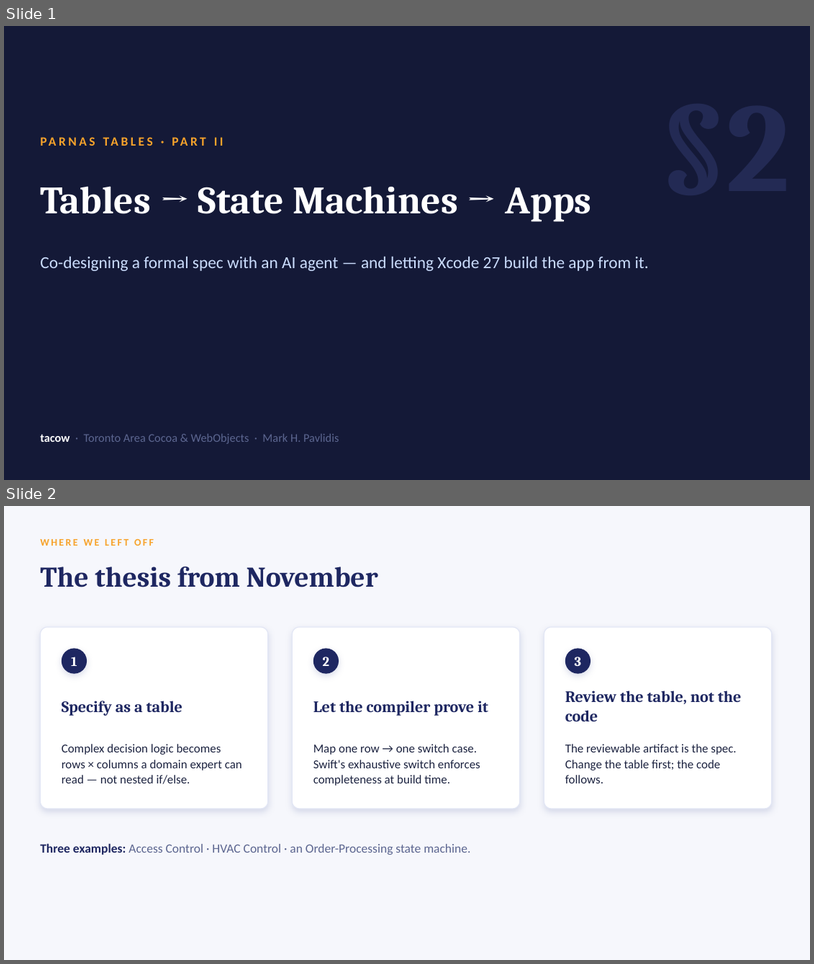
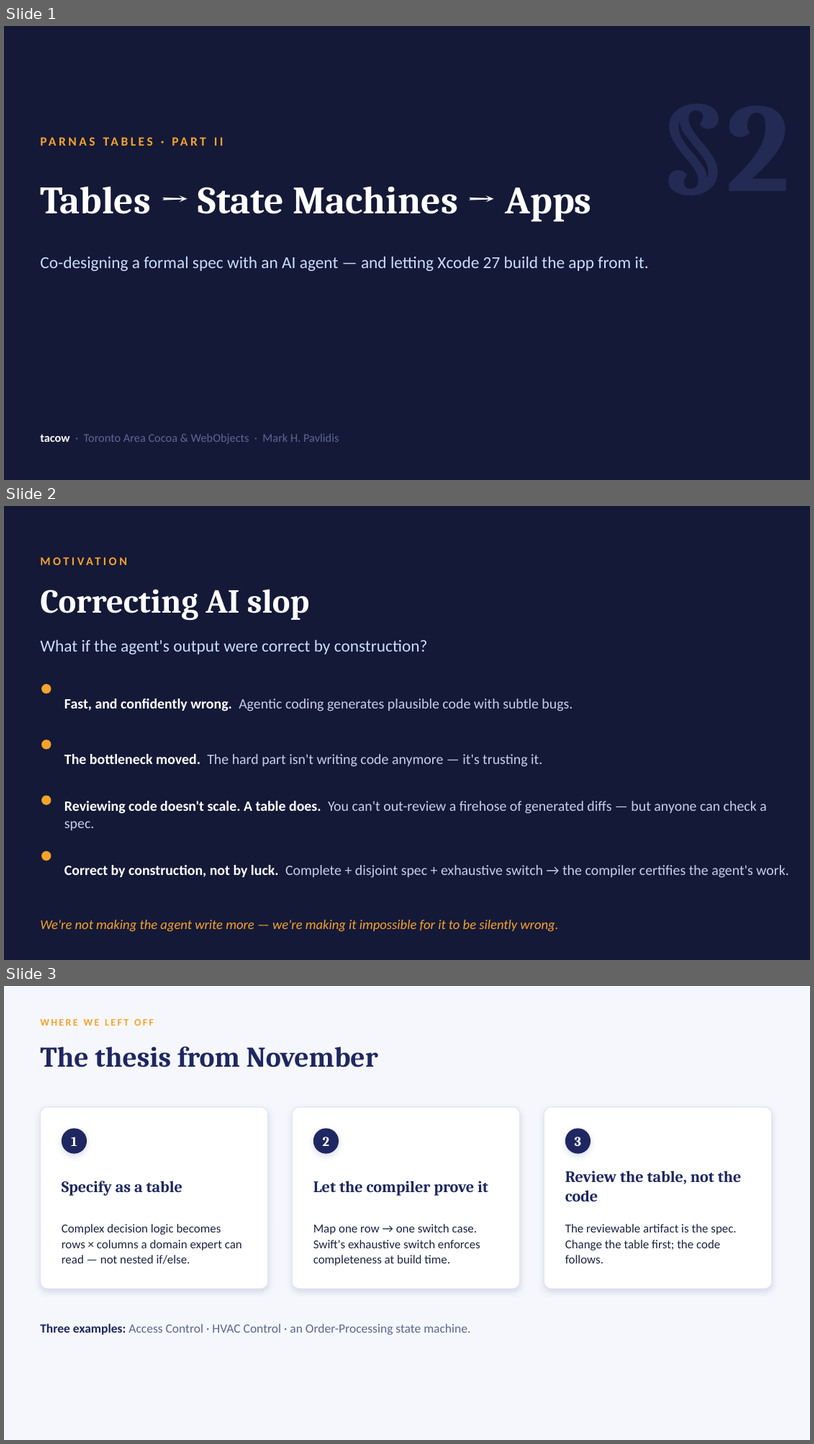
Before and after one commit to mhpavl/tacow-parnas-tables, a slide deck: Demo/TACOW - Parnas Tables Part II (Xcode 27).pptx. Shown one above the other, each under a label of ours: slides 1 and 2 before the commit, slides 1, 2 and 3 after it. The pictures are 814x964 and 814x1444 pixels, drawn with LibreOffice and Linux fonts; fonts in the diff are those of the drawing. Boxes give left, top, right and bottom in pixels: in the first picture for what was removed or moved away, otherwise in the second. Text is boxed around its words. In the diff, an @@ line names an element or a change of style, - is before the commit and + after.

Commit message:
Add Motivation slide (correcting AI slop) to Part II deck

```diff
--- a/Demo/TACOW - Parnas Tables Part II (Xcode 27).pptx
+++ b/Demo/TACOW - Parnas Tables Part II (Xcode 27).pptx
@@ slide 2 added at (4,506,810,960), background #141937 @@
@@ text added at (40,548,706,572), 14 pt, text #F7A32B, bold @@
+MOTIVATION
@@ text added at (40,589,310,620), 40 pt, text #FFFFFF, bold @@
+Correcting AI slop
@@ text added at (40,640,428,654), 20 pt, text #CADCFC @@
+What if the agent's output were correct by construction?
@@ ellipse added at (41,684,52,693), fill #F7A32B @@
@@ text added at (64,698,573,711), 17 pt, text #C7CDEC @@
+Fast, and confidently wrong. Agentic coding generates plausible code with subtle bugs.
@@ ellipse added at (41,739,52,749), fill #F7A32B @@
@@ text added at (64,754,543,767), 17 pt, text #C7CDEC @@
+The bottleneck moved. The hard part isn't writing code anymore — it's trusting it.
@@ ellipse added at (41,795,52,805), fill #F7A32B @@
@@ text added at (64,800,767,830), 17 pt, text #C7CDEC @@
+Reviewing code doesn't scale. A table does. You can't out-review a firehose of generated diffs — but anyone can check a spec.
@@ ellipse added at (41,851,52,860), fill #F7A32B @@
@@ text added at (64,865,789,878), 17 pt, text #C7CDEC @@
+Correct by construction, not by luck. Complete + disjoint spec + exhaustive switch → the compiler certifies the agent's work.
@@ text added at (40,919,558,931), 16 pt, text #F7A32B, italic @@
+We're not making the agent write more — we're making it impossible for it to be silently wrong.
@@ what was slide 2 is now slide 3 @@
```
